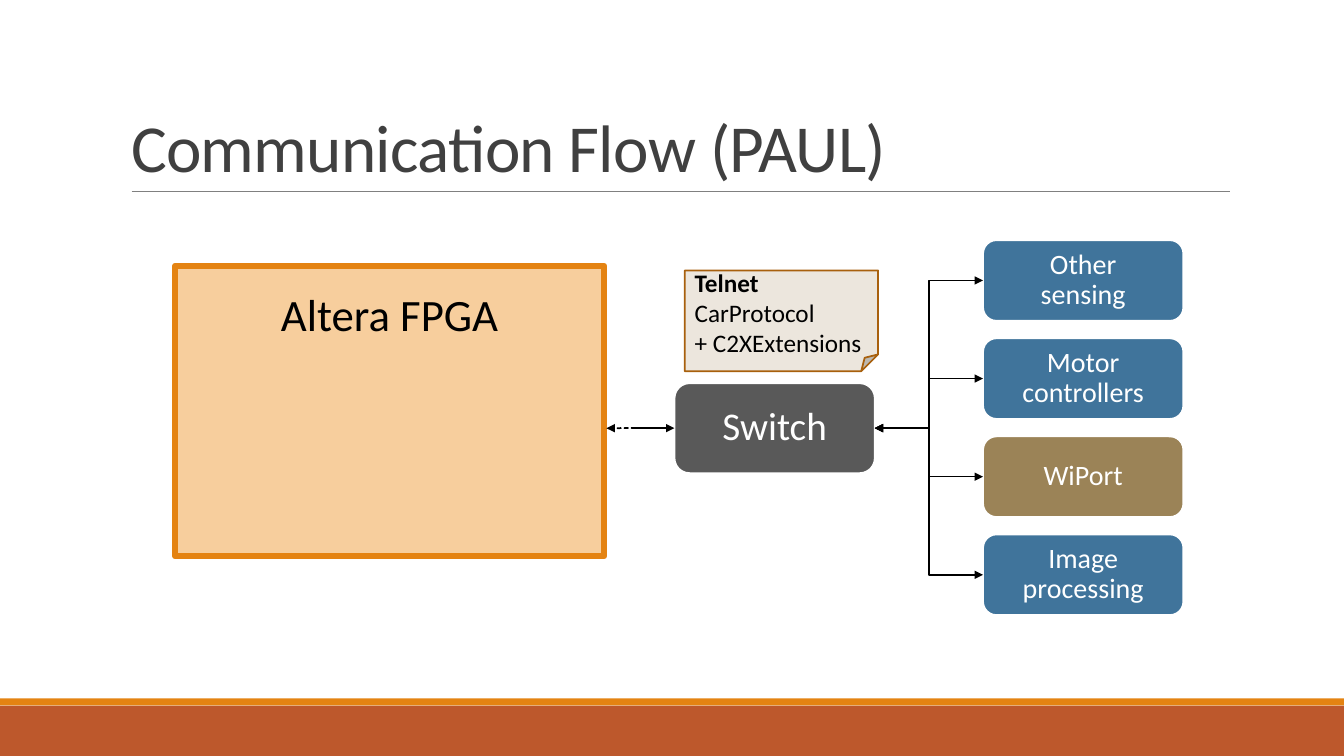
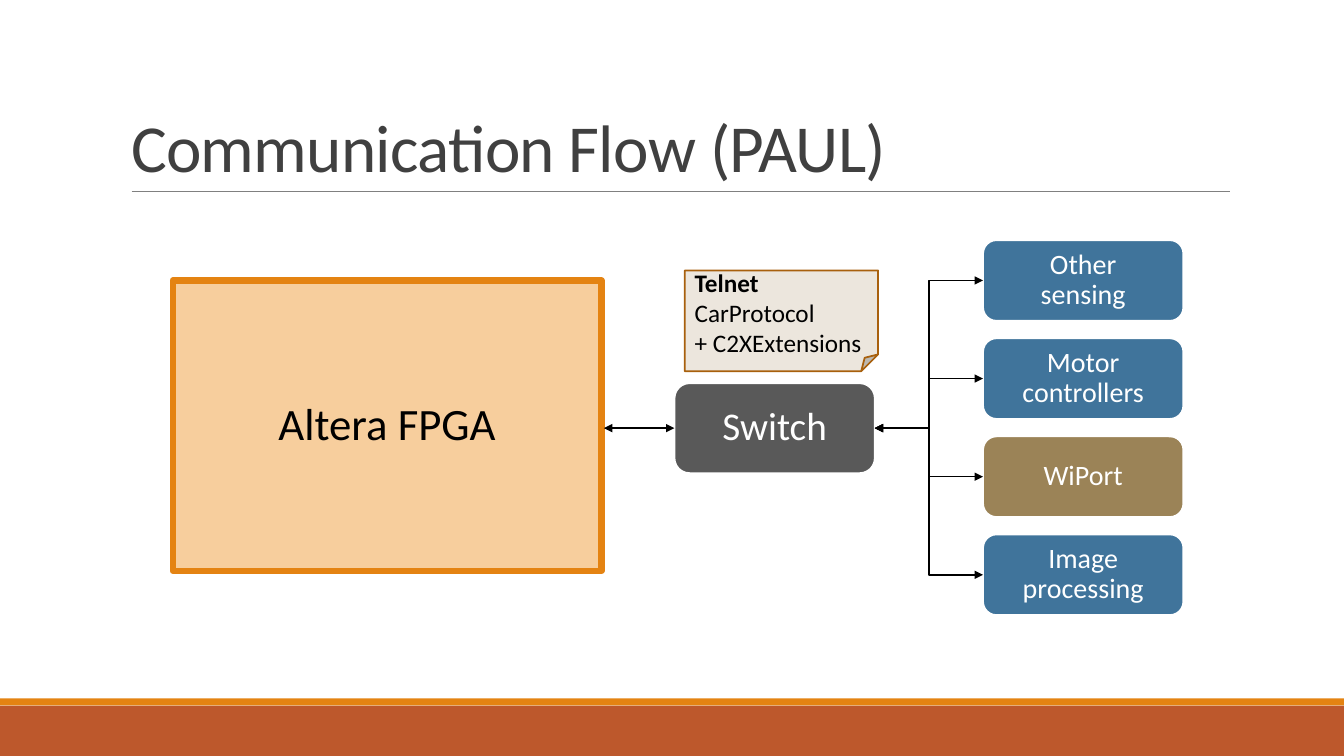
Before and after one commit to fjanssen/Car2X, a slide deck: slide 12 of doc/FinalPresentation.pptx. Drawn at 1344x756 pixels with LibreOffice and Linux fonts; fonts in the diff are those of the drawing. Boxes give left, top, right and bottom in pixels: in the first picture for what was removed or moved away, otherwise in the second. Text is boxed around its words. In the diff, an @@ line names an element or a change of style, - is before the commit and + after.

```diff
--- a/doc/FinalPresentation.pptx
+++ b/doc/FinalPresentation.pptx
@@ freeform shape "Altera FPGA": place and size @@
-freeform shape "Altera FPGA" at (175,266,604,557)
+freeform shape "Altera FPGA" at (172,280,601,571)
@@ freeform shape "Altera FPGA" at (172,280,601,571): vertical alignment top to middle @@
@@ arrow moved from (634, 429) - (675, 429) to (604, 429) - (675, 429) @@
@@ arrow (604, 429) - (675, 429): arrow to double arrow @@
@@ arrow removed from (635, 429) to (607, 429) @@
```
Also in this commit, not shown: 5 other slides changed, 2 slides added, 2 slides removed, 1 other file.
